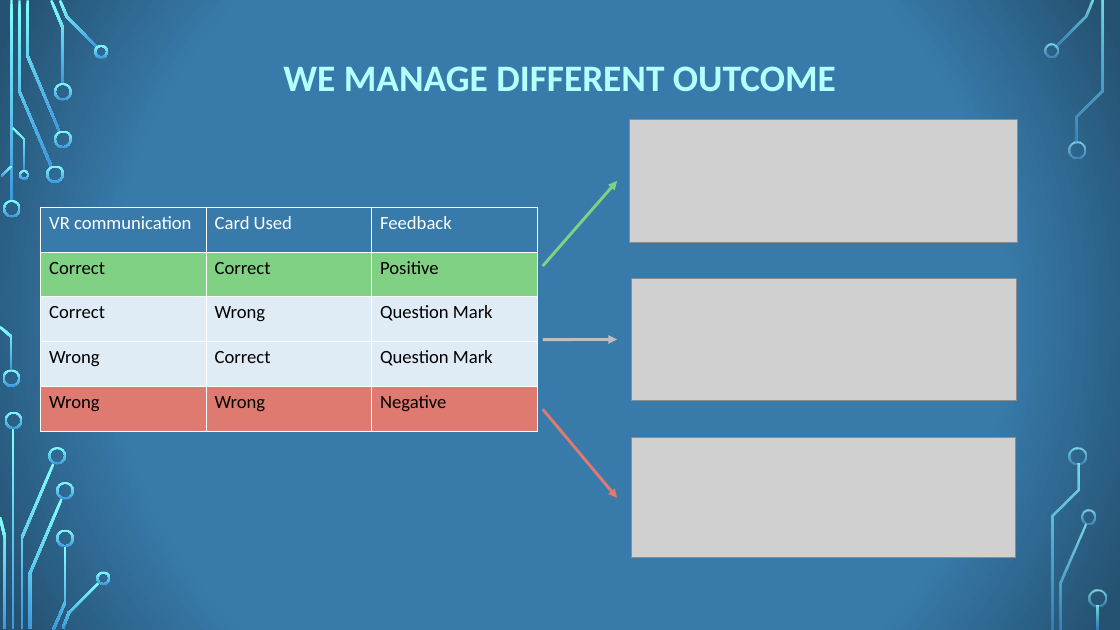
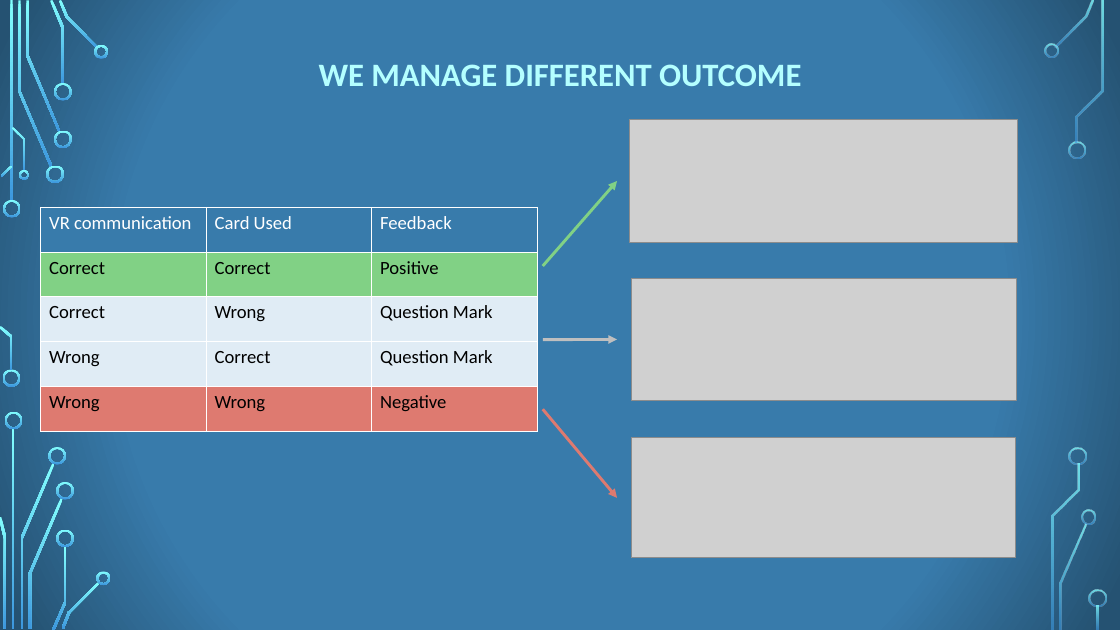
Before and after one commit to Ciuse/TamaDolphin, a slide deck: slide 8 of 13_TANGIBLEVR_2018_19_PITCH.pptx. Drawn at 1120x630 pixels with LibreOffice and Linux fonts; fonts in the diff are those of the drawing; grey boxes stand for pictures; background and template pictures are left out. Boxes give left, top, right and bottom in pixels: in the first picture for what was removed or moved away, otherwise in the second. Text is boxed around its words. In the diff, an @@ line names an element or a change of style, - is before the commit and + after.

```diff
--- a/13_TANGIBLEVR_2018_19_PITCH.pptx
+++ b/13_TANGIBLEVR_2018_19_PITCH.pptx
@@ text "WE MANAGE DIFFERENT OUTCOME" at <box>319,64,801,86</box>: size 32 to 28 pt @@
```
Also in this commit, not shown: 8 other slides changed, 1 slide added, 1 slide removed, 2 other files.
